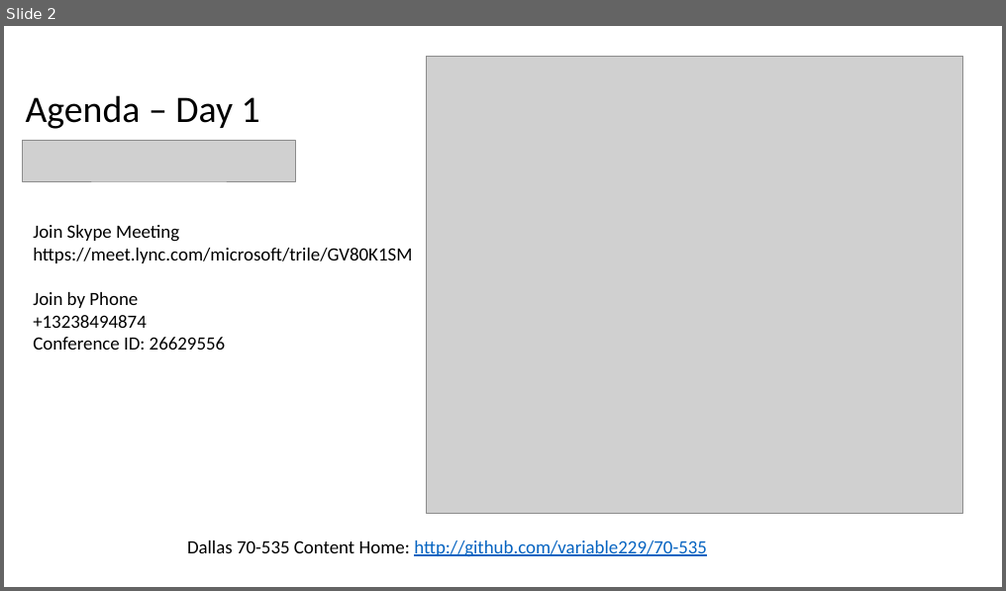
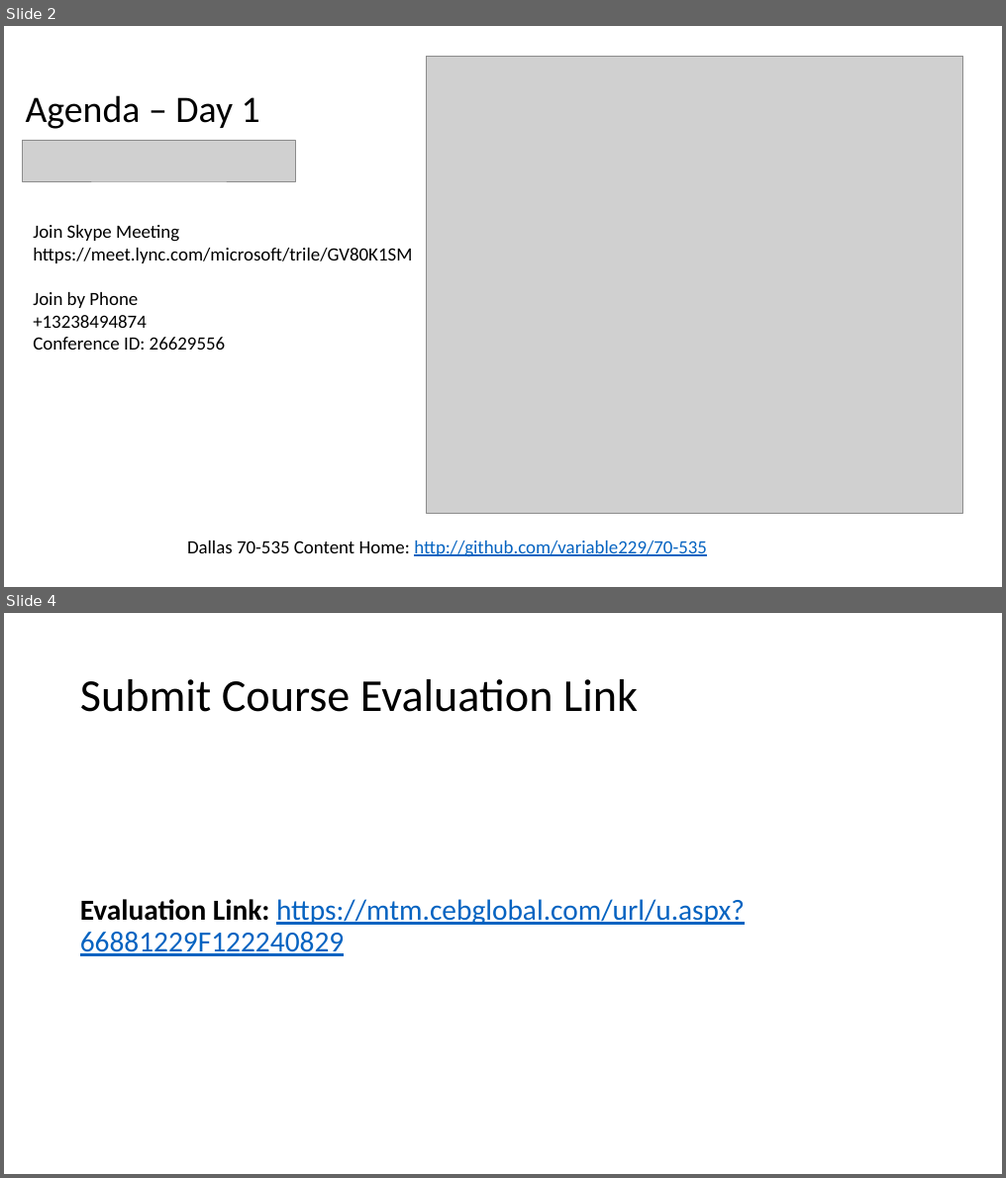
Before and after one commit to variable229/70-535, a slide deck: Presentations/2018-01-31-Dallas/Azure Agenda.pptx. Shown one above the other, each under a label of ours: slide 2 before the commit, slides 2 and 4 after it; the slides between them are not shown. The pictures are 1006x591 and 1006x1178 pixels, drawn with LibreOffice and Linux fonts; fonts in the diff are those of the drawing; grey boxes stand for pictures. Boxes give left, top, right and bottom in pixels: in the first picture for what was removed or moved away, otherwise in the second. Text is boxed around its words. In the diff, an @@ line names an element or a change of style, - is before the commit and + after.

```diff
--- a/Presentations/2018-01-31-Dallas/Azure Agenda.pptx
+++ b/Presentations/2018-01-31-Dallas/Azure Agenda.pptx
@@ slide 4 added at [4, 613, 1002, 1174], background #FFFFFF @@
@@ title added at [80, 679, 638, 712], 44 pt, text #000000 @@
+Submit Course Evaluation Link
@@ text added at [80, 899, 745, 957], 28 pt, text #0563C1, underline @@
+Evaluation Link: https://mtm.cebglobal.com/url/u.aspx?66881229F122240829
```
Also in this commit, not shown: 1 slide changed, 1 other file.
